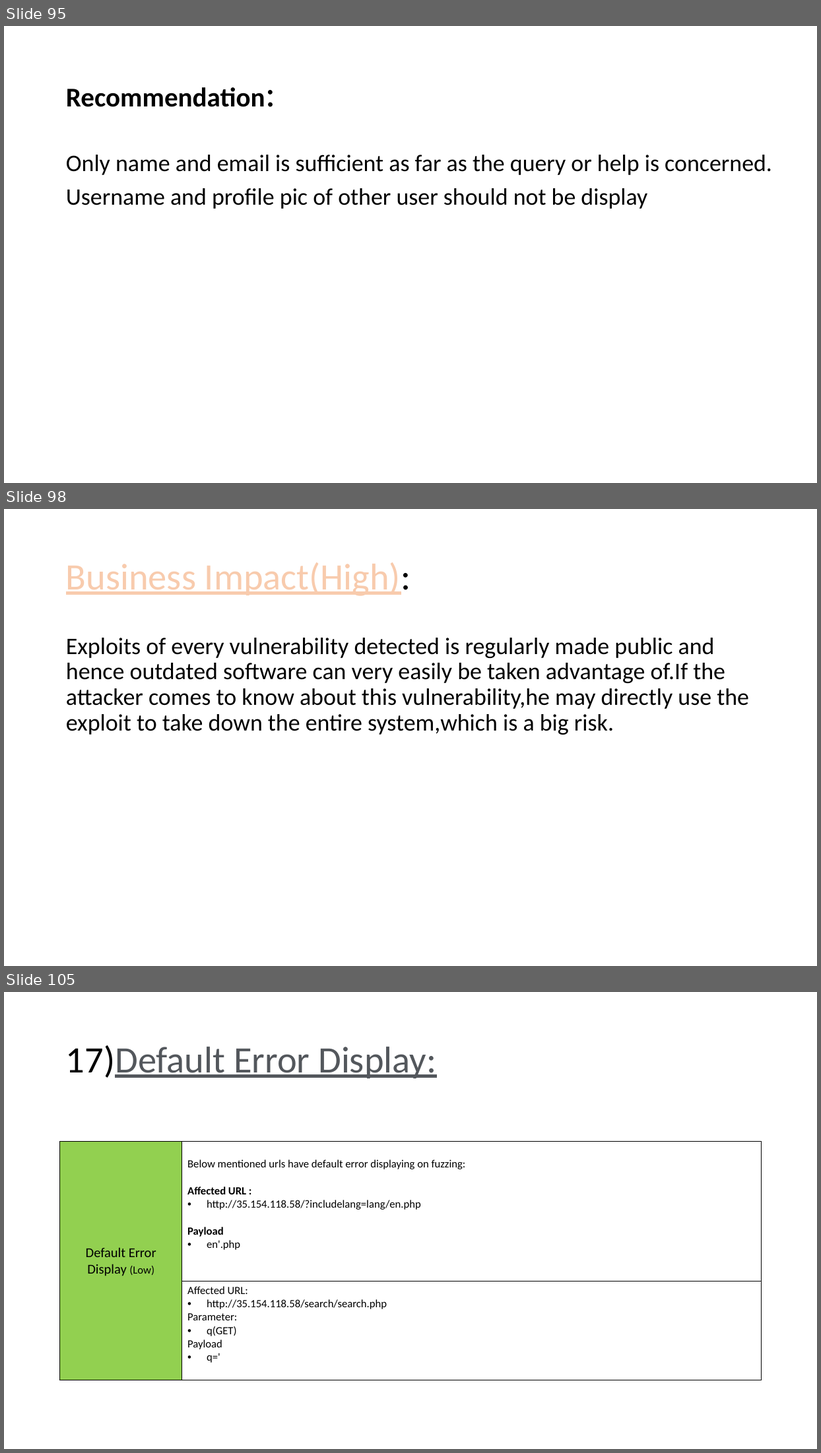
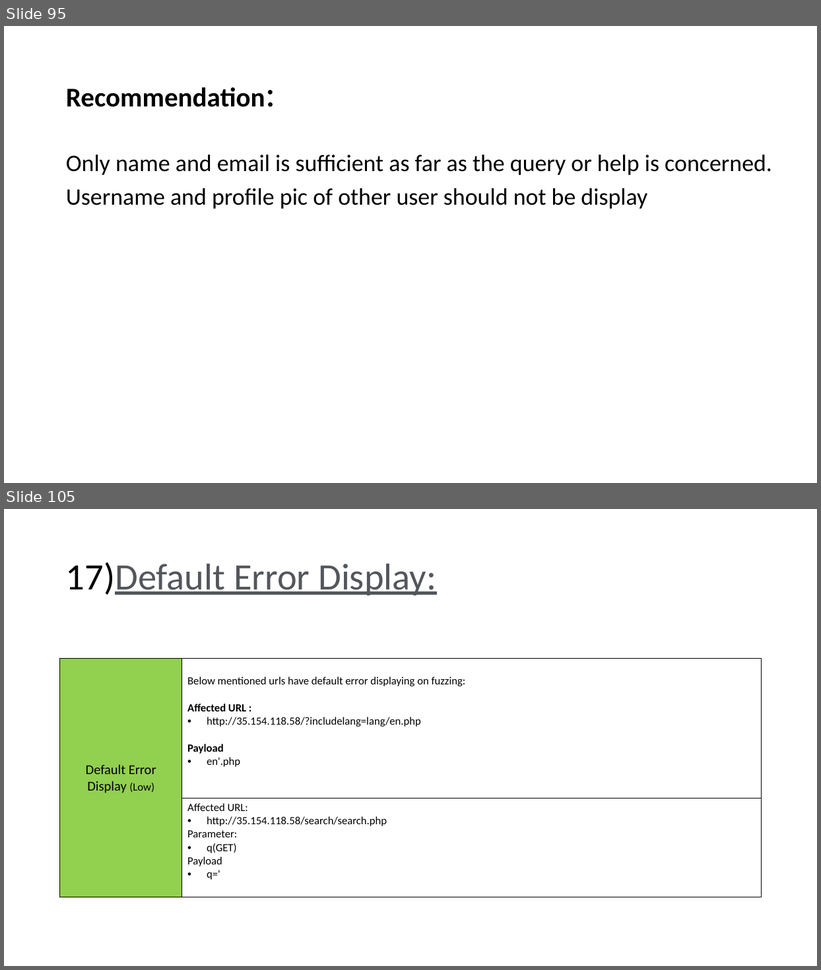
Before and after one commit to RocktimRajkumar/CEH-hack-a-thon, a slide deck: reports/Lifestyle Store/LifeStyle Store Application Reports.pptx. Shown one above the other, each under a label of ours: slides 95, 98 and 105 before the commit, slides 95 and 105 after it; the slides between them are not shown. The pictures are 821x1453 and 821x970 pixels, drawn with LibreOffice and Linux fonts; fonts in the diff are those of the drawing. Boxes give left, top, right and bottom in pixels: in the first picture for what was removed or moved away, otherwise in the second. Text is boxed around its words. In the diff, an @@ line names an element or a change of style, - is before the commit and + after.

```diff
--- a/reports/Lifestyle Store/LifeStyle Store Application Reports.pptx
+++ b/reports/Lifestyle Store/LifeStyle Store Application Reports.pptx
@@ slide 98 removed at (4,509,817,966), background #FFFFFF @@
@@ title removed at (66,562,411,596) @@
-Business Impact(High):
@@ text removed at (66,638,749,735) @@
-Exploits of every vulnerability detected is regularly made public and hence outdated software can very easily be taken advantage of.If the attacker comes to know about this vulnerability,he may directly use the exploit to take down the entire system,which is a big risk.
```
Also in this commit, not shown: 6 slides changed, 4 slides added, 3 other slides removed, 1 other file.
